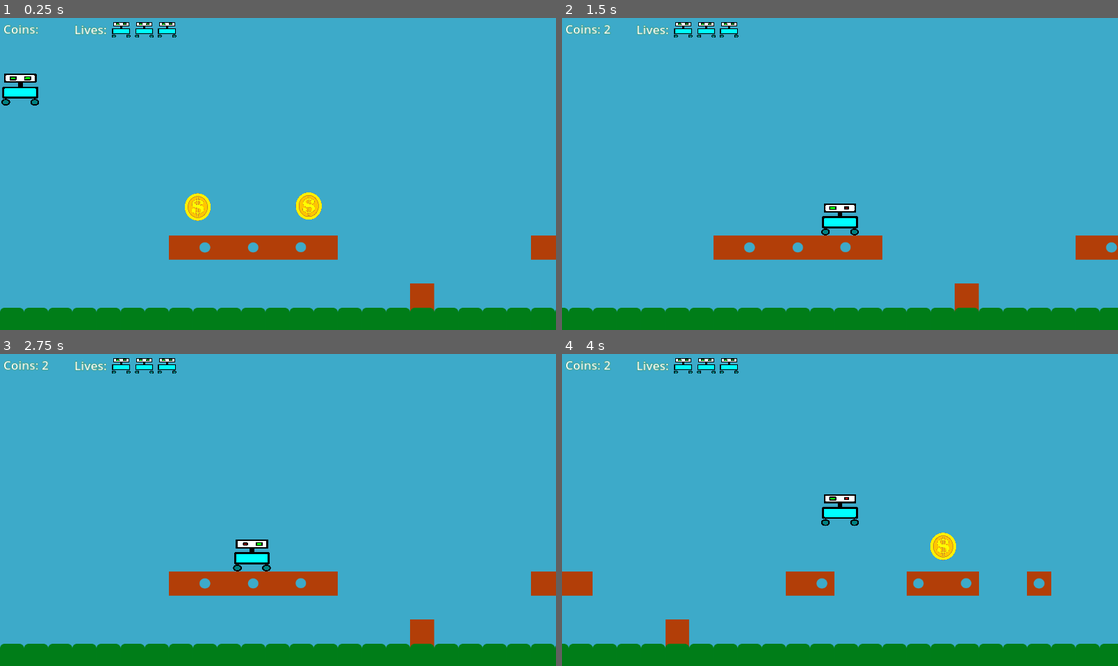
Above: before the commit, frames 1-4 (two rows, left to right).
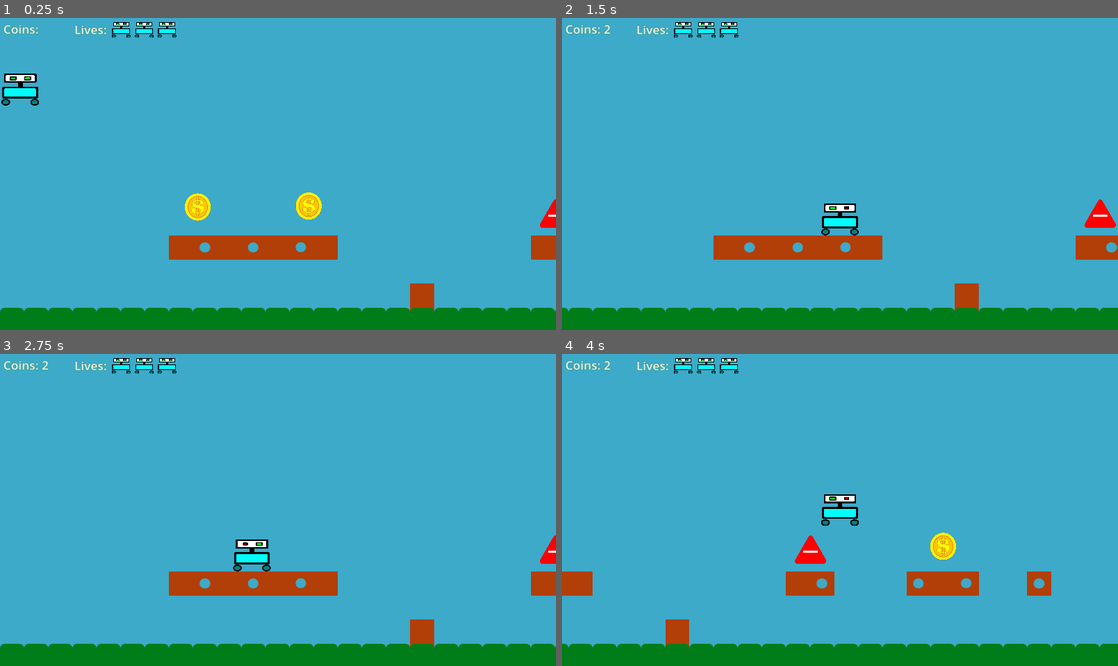
Above: after the commit, the same moments.

Repository: mikailaliyev/MsAdventures
Game: Godot game, scene res://levels/level_1.tscn
Same seed, same stepped clock (60 frames per second), same inputs: the game is played once before the commit and once after it.
Inputs:
- Up to frame 1 (0.25 s): no input
- Up to frame 2 (1.5 s): hold Right (right) from 0.53 s (still down); tap Space (jump) at 0.77 s
- Up to frame 3 (2.75 s): tap Space (jump) at 1.52 s; release Right (right) at 2.03 s; hold Left (left) from 2.03 s (still down)
- Up to frame 4 (4 s): release Left (left) at 2.78 s; hold Right (right) from 2.78 s (still down); tap Space (jump) at 3.02, 3.77 s

The runs differ from the first frame. In frame 1, 0.2% of the frame differs, in the area x 97-100%, y 58-68%; in frame 2, 0.3%; in frame 3, 0.2%; in frame 4, 0.3%, in the area x 41-48%, y 58-68%.

Commit message:
added: loosing lifes while colliding with enemies

Diff:
--- a/character/character.gd
+++ b/character/character.gd
@@ -1,12 +1,14 @@
 extends CharacterBody2D
 @onready var level = $".."
 @onready var portal = $"../Portal"
+@onready var enemies = $"../LivesCounterCanvas/Lives"
 var coins:int = 0
 var jump_available:bool = true
 
 func _ready():
 	level.connect("player_gains", coin_added)
 	portal.connect("portal_reached", level_end)
+	level.connect("enemy_collision", loosing_health)
 	$AnimatedSprite2D.animation = "idle"
 
 func _physics_process(_delta):
@@ -26,6 +28,9 @@
 	elif velocity == Vector2.ZERO:
 		$AnimatedSprite2D.animation = "idle"
 
+	#if lost all lives then game over
+	if enemies.get_child_count() == 0:
+		get_tree().quit()
 
 
 func coin_added():
@@ -33,6 +38,11 @@
 	if coins > 0:
 		print(coins)
 		$"../CoinsCounterCanvas/CoinsCounterLabel".text = "Coins: " + str(coins)
+
+#erasing life icons if collided with enemies
+func loosing_health():
+	enemies.get_child(enemies.get_child_count() - 1).queue_free()
+
 
 func level_end():
 	get_tree().quit()
--- /dev/null
+++ b/enemies/enemy.gd
@@ -0,0 +1,9 @@
+extends Area2D
+
+signal enemy_attack()
+
+
+
+func _on_body_entered(body):
+	emit_signal("enemy_attack")
+	queue_free()
--- a/enemies/enemy.tscn
+++ b/enemies/enemy.tscn
@@ -1,8 +1,10 @@
-[gd_scene load_steps=2 format=3 uid="uid://wqh1bp7vmudn"]
+[gd_scene load_steps=3 format=3 uid="uid://wqh1bp7vmudn"]
 
+[ext_resource type="Script" path="res://enemies/enemy.gd" id="1_6sf1e"]
 [ext_resource type="Texture2D" uid="uid://cyvvks3mu8qom" path="res://graphics/enemies/enemy.svg" id="1_x8xw3"]
 
-[node name="Enemy" type="StaticBody2D"]
+[node name="Enemy" type="Area2D"]
+script = ExtResource("1_6sf1e")
 
 [node name="CollisionPolygon2D" type="CollisionPolygon2D" parent="."]
 scale = Vector2(0.1, 0.1)
@@ -11,3 +13,5 @@
 [node name="Sprite2D" type="Sprite2D" parent="."]
 scale = Vector2(0.1, 0.1)
 texture = ExtResource("1_x8xw3")
+
+[connection signal="body_entered" from="." to="." method="_on_body_entered"]
--- a/levels/level_1.gd
+++ b/levels/level_1.gd
@@ -1,16 +1,18 @@
 extends Node2D
 
 @onready var coins = $Coins
+@onready var enemies = $Enemies
 signal player_gains()
+signal enemy_collision()
 
 func _ready():
-		#var new_coin: PackedScene = preload("res://coins/coin.tscn")
-		#var coin = new_coin.instantiate()
-		#coin.connect("coin_collected", character_collected)
-		#add_child(coin)
-
 	for i in coins.get_child_count():
 		coins.get_child(i).connect("coin_collected",character_collected)
+	for i in enemies.get_child_count():
+		enemies.get_child(i).connect("enemy_attack",enemy_attacking)
 
 func character_collected():
 	emit_signal("player_gains")
+
+func enemy_attacking():
+	emit_signal("enemy_collision")
--- a/levels/level_1.tscn
+++ b/levels/level_1.tscn
@@ -8,6 +8,7 @@
 [ext_resource type="PackedScene" uid="uid://bejuiktcolb1l" path="res://portals/portal.tscn" id="6_x0vgs"]
 [ext_resource type="PackedScene" uid="uid://cr6cj5j10amiw" path="res://coins/coin.tscn" id="7_1attl"]
 [ext_resource type="Texture2D" uid="uid://c7mcvq1srmvi0" path="res://graphics/character/character_idle.svg" id="8_7f17w"]
+[ext_resource type="PackedScene" uid="uid://wqh1bp7vmudn" path="res://enemies/enemy.tscn" id="9_ymn3l"]
 
 [sub_resource type="TileSetAtlasSource" id="TileSetAtlasSource_4vdrt"]
 texture = ExtResource("2_raomr")
@@ -888,22 +889,6 @@
 label_settings = SubResource("LabelSettings_fwjjj")
 metadata/_edit_use_anchors_ = true
 
-[node name="Lives" type="Node2D" parent="CoinsCounterCanvas"]
-position = Vector2(215, 30)
-scale = Vector2(0.05, 0.05)
-
-[node name="Sprite2D" type="Sprite2D" parent="CoinsCounterCanvas/Lives"]
-position = Vector2(720, -80)
-texture = ExtResource("8_7f17w")
-
-[node name="Sprite2D2" type="Sprite2D" parent="CoinsCounterCanvas/Lives"]
-position = Vector2(1680, -80)
-texture = ExtResource("8_7f17w")
-
-[node name="Sprite2D3" type="Sprite2D" parent="CoinsCounterCanvas/Lives"]
-position = Vector2(2620, -80)
-texture = ExtResource("8_7f17w")
-
 [node name="LivesCounterCanvas" type="CanvasLayer" parent="."]
 
 [node name="LivesCounterLabel" type="Label" parent="LivesCounterCanvas"]
@@ -914,5 +899,35 @@
 text = "Lives:"
 label_settings = SubResource("LabelSettings_b0yyk")
 
+[node name="Lives" type="Node2D" parent="LivesCounterCanvas"]
+position = Vector2(215, 30)
+scale = Vector2(0.05, 0.05)
+
+[node name="Sprite2D" type="Sprite2D" parent="LivesCounterCanvas/Lives"]
+position = Vector2(720, -80)
+texture = ExtResource("8_7f17w")
+
+[node name="Sprite2D2" type="Sprite2D" parent="LivesCounterCanvas/Lives"]
+position = Vector2(1680, -80)
+texture = ExtResource("8_7f17w")
+
+[node name="Sprite2D3" type="Sprite2D" parent="LivesCounterCanvas/Lives"]
+position = Vector2(2620, -80)
+texture = ExtResource("8_7f17w")
+
 [node name="Character" parent="." instance=ExtResource("5_ljy78")]
 position = Vector2(42, 80)
+
+[node name="Enemies" type="Node2D" parent="."]
+
+[node name="Enemy" parent="Enemies" instance=ExtResource("9_ymn3l")]
+position = Vector2(1151, 407)
+
+[node name="Enemy2" parent="Enemies" instance=ExtResource("9_ymn3l")]
+position = Vector2(2700, 203)
+
+[node name="Enemy3" parent="Enemies" instance=ExtResource("9_ymn3l")]
+position = Vector2(4051, 399)
+
+[node name="Enemy4" parent="Enemies" instance=ExtResource("9_ymn3l")]
+position = Vector2(4648, 401)
Not shown: 1 places in levels/level_1.tscn that only renumber resources
